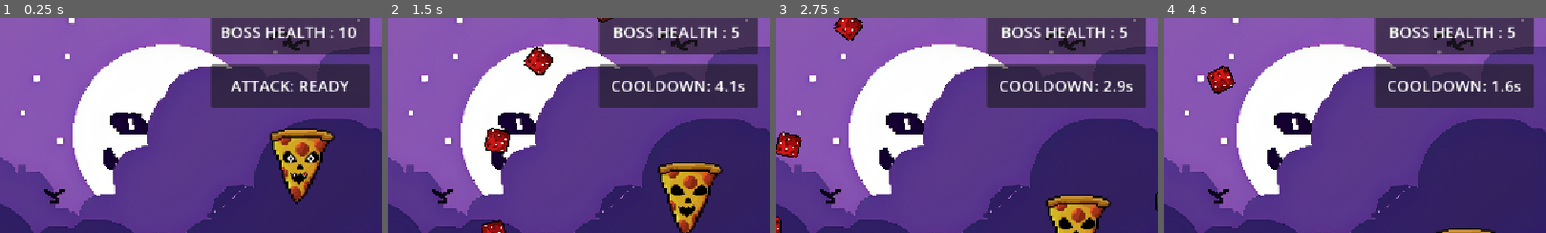
Above: before the commit, frames 1-4 (left to right).
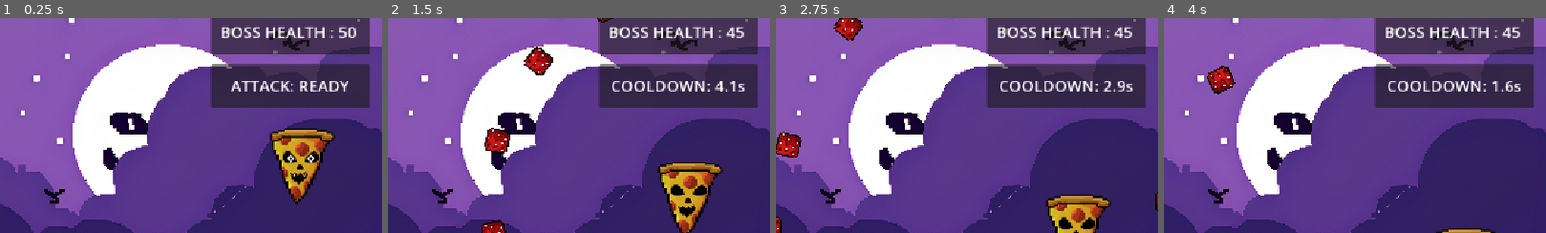
Above: after the commit, the same moments.

Repository: KuaJunWen/Boink-
Game: Godot game, scene res://game.tscn
Two runs of this game, one before a commit and one after it. Both use one fixed random seed, a clock stepped at 60 frames per second and the inputs below.
Inputs:
- Up to frame 1 (0.25 s): no input
- Up to frame 2 (1.5 s): tap Enter (ui_accept) at 0.5, 0.77 s; hold D (right) from 0.53 s (still down); tap F at 0.6, 1.35 s
- Up to frame 3 (2.75 s): tap Enter (ui_accept) at 1.52 s; release D (right) at 2.03 s; hold A (left) from 2.03 s (still down); tap F at 2.1 s
- Up to frame 4 (4 s): keep holding A (left); tap F at 2.85, 3.6 s; tap Enter (ui_accept) at 3.02, 3.77 s
The pictures show only the part of the screen within x 50-100%, y 5-55%; the shares and areas given below are measured in that part.

The runs differ from the first frame. In frame 1, less than 0.1% of the frame differs, in the area x 88-91%, y 4-10%; in frame 2, 1.2%, in the area x 58-94%, y 4-10%; in frame 3, 1.2%; in frame 4, 1.2%.

Commit message:
real game

Diff:
--- a/player.gd
+++ b/player.gd
@@ -5,7 +5,7 @@
 const JUMP_VELOCITY = -450.0
 
 const MAX_HEALTH = 100
-const MAX_BOSSHEALTH = 10
+const MAX_BOSSHEALTH = 50
 const KNOCKBACK_SPEED = 500.0
 const SLOW_DURATION = 1.0
 const SLOW_MULTIPLIER = 0.5
Binary file added: INDEX/index.apple-touch-icon.png
Not shown, added: INDEX/index.apple-touch-icon.png.import
Binary file added: INDEX/index.icon.png
Not shown, added: INDEX/index.icon.png.import
Binary file added: INDEX/index.png
Not shown, added: INDEX/index.png.import
Not shown, added: export_presets.cfg
Not shown, added: INDEX.zip
Not shown, added: INDEX/index.audio.position.worklet.js
Not shown, added: INDEX/index.audio.worklet.js
Not shown, added: INDEX/index.js
Not shown, added: INDEX/index.pck
(and 1 more such lines)
